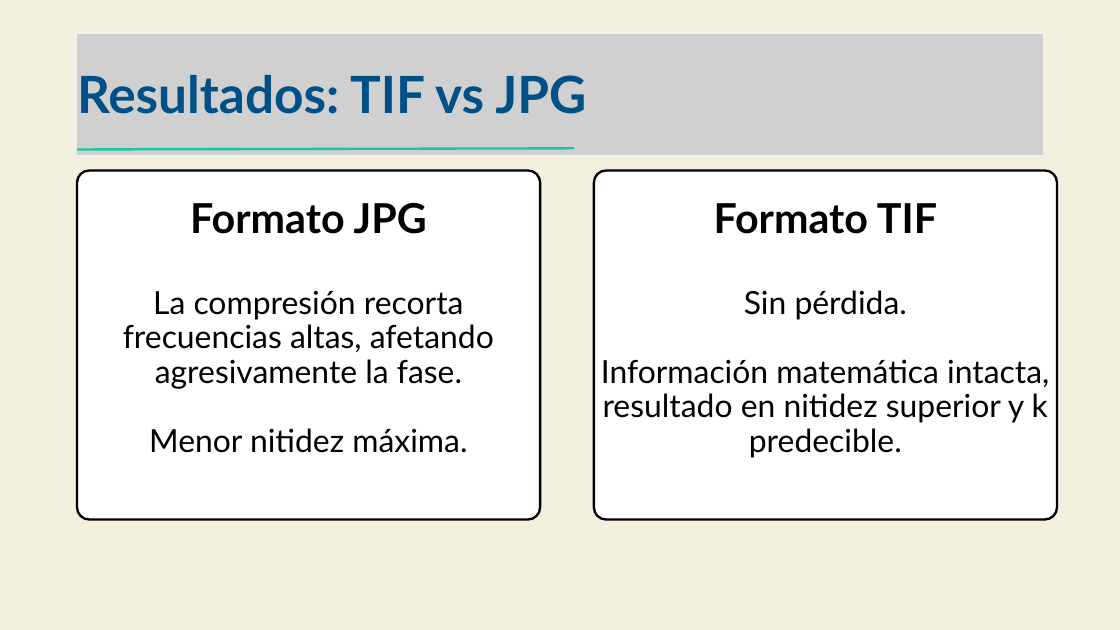
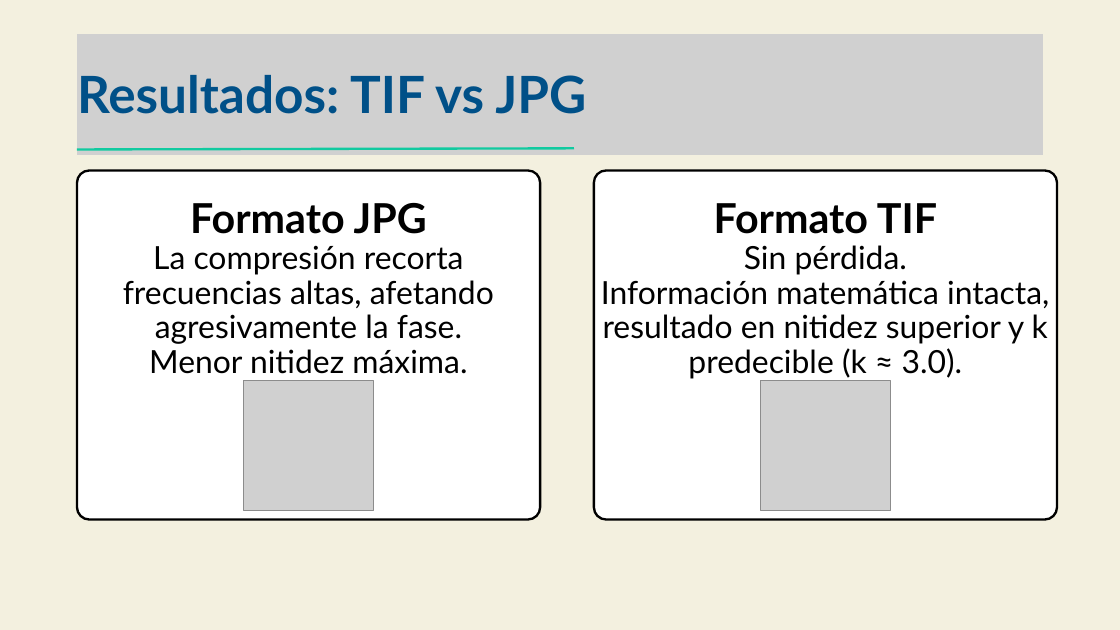
Before and after one commit to pabloDLQ/Analisis-numerico-2026, a slide deck: slide 10 of TP2/Presentación/Trabajo practico 2.pptx (slide 9 before the commit). Drawn at 1120x630 pixels with LibreOffice and Linux fonts; fonts in the diff are those of the drawing; grey boxes stand for pictures. Boxes give left, top, right and bottom in pixels: in the first picture for what was removed or moved away, otherwise in the second. Text is boxed around its words. In the diff, an @@ line names an element or a change of style, - is before the commit and + after.

```diff
--- a/TP2/Presentación/Trabajo practico 2.pptx
+++ b/TP2/Presentación/Trabajo practico 2.pptx
@@ text "Formato JPG" rewrapped from box(123, 203, 494, 453) to box(123, 203, 494, 374) @@
@@ text at box(601, 280, 1049, 379): text changed @@
-Información matemática intacta, resultado en nitidez superior y k predecible.
+Información matemática intacta, resultado en nitidez superior y k predecible (k ≈ 3.0).
@@ picture added at box(244, 381, 373, 510) @@
@@ picture added at box(760, 381, 890, 510) @@
```
Also in this commit, not shown: 1 other slide changed, 1 slide added.
